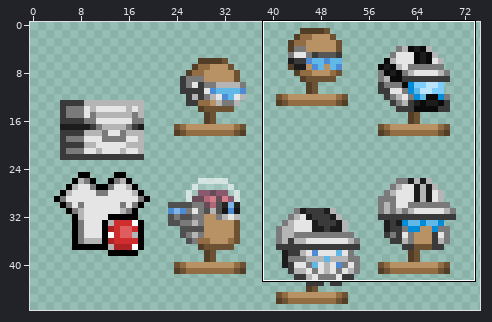
Sprite sheet -- interface/iwuni_costumebox/iwuni_mnkgheadwearbox.png. Above: a wide view before the commit, with the close-up outlined.
Close-up. Old version:
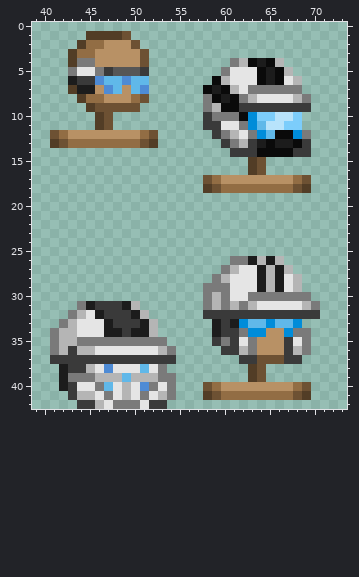
The file is 75x48 pixels. Colours within 5 levels of each other are drawn and written as one. Shown: x 39..73, y 0..42. The old version is drawn lined up with the new one.
The result:
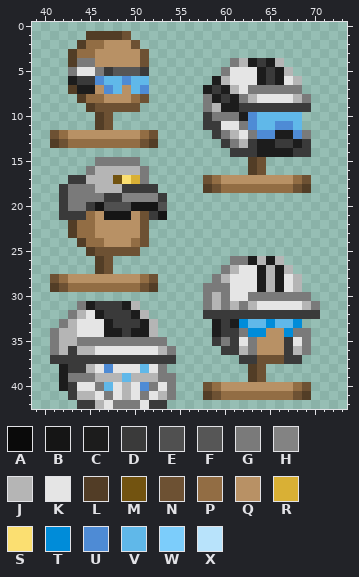
Palette (. is transparent): A #0a0a0a  B #151515  C #1c1c1c  D #3a3a3a  E #505050  F #565656  G #7a7a7a  H #838383  J #b5b5b5  K #e5e5e5  L #523d26  M #725310  N #6d5133  P #926d44  Q #b89165  R #d9b035  S #fbdf71  T #008cd9  U #4e8bd5  V #60b8e9  W #7ccdfb  X #b8e3fb
Diff:
drawings rearranged on the sheet (the old picture shows each at its new place)
y 4: x 63..65 ACA -> CDC
y 5: x 64..66 ACA -> CDC
y 6: x 59 A -> C; x 64..66 ACA -> CDC
y 7: x 58..60 ACA -> CDC
y 8: x 59..61 ACA -> CDC
y 9: x 60..61 AA -> CC
y 10: x 62..68 ATWWXXW -> CUVVVVV
y 11: x 63 T -> U; x 65..68 XXWW -> VUUV
y 12: x 64..68 TVAAT -> UUCCU
y 13: x 65..68 ACCA -> CDDC
y 14: x 64..67 AAAA -> CCCC
y 15: x 46..50 ..... -> GGGGG
y 16: x 45..51 ....... -> GJJJJJG
y 17: x 43..51 ......... -> DDJJJMSRG
y 18: x 42..52 ........... -> DGGGJJJDDDD
y 19: x 42..53 ............ -> DGGGGDDHHHHD
y 20: x 42..53 ............ -> DGGDBEEEBBBE
y 21: x 42..53 ............ -> DDDPQBBBQNDB
y 22..23: x 43..51 ......... -> LPPQQQQQN
y 24: x 44..51 ........ -> LPPQQQPN
y 25: x 45..50 ...... -> LNNNNN
y 26..27: x 46..47 .. -> LN
y 28: x 41..52 ............ -> NPQQQQQQQQPN
y 29: x 41..52 ............ -> LNPPPPPPPPNL
